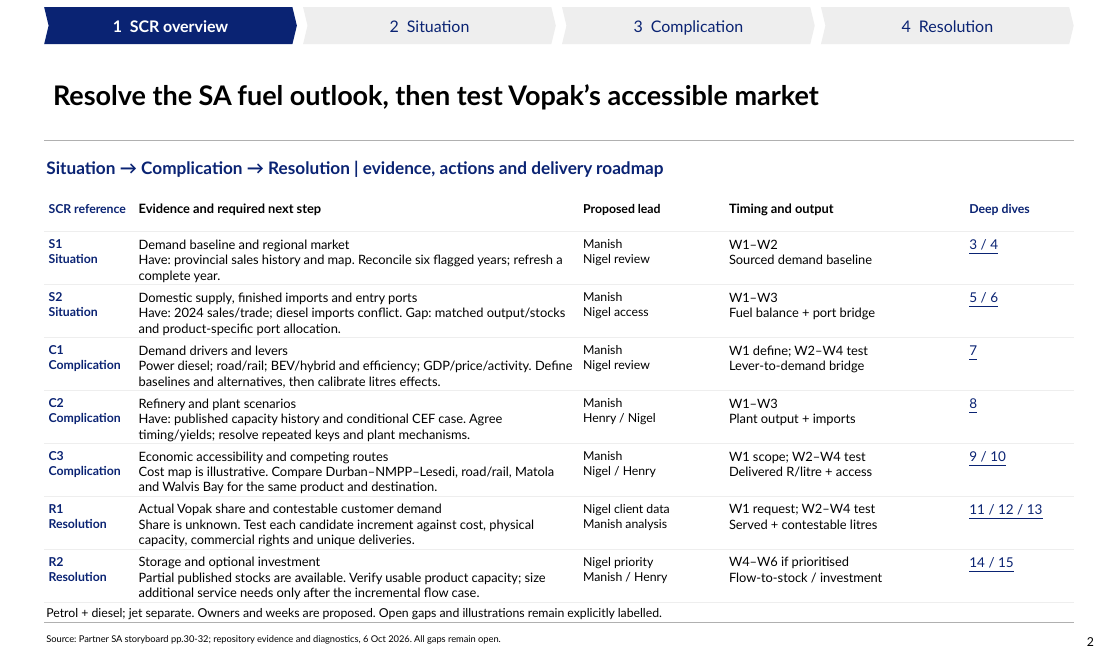
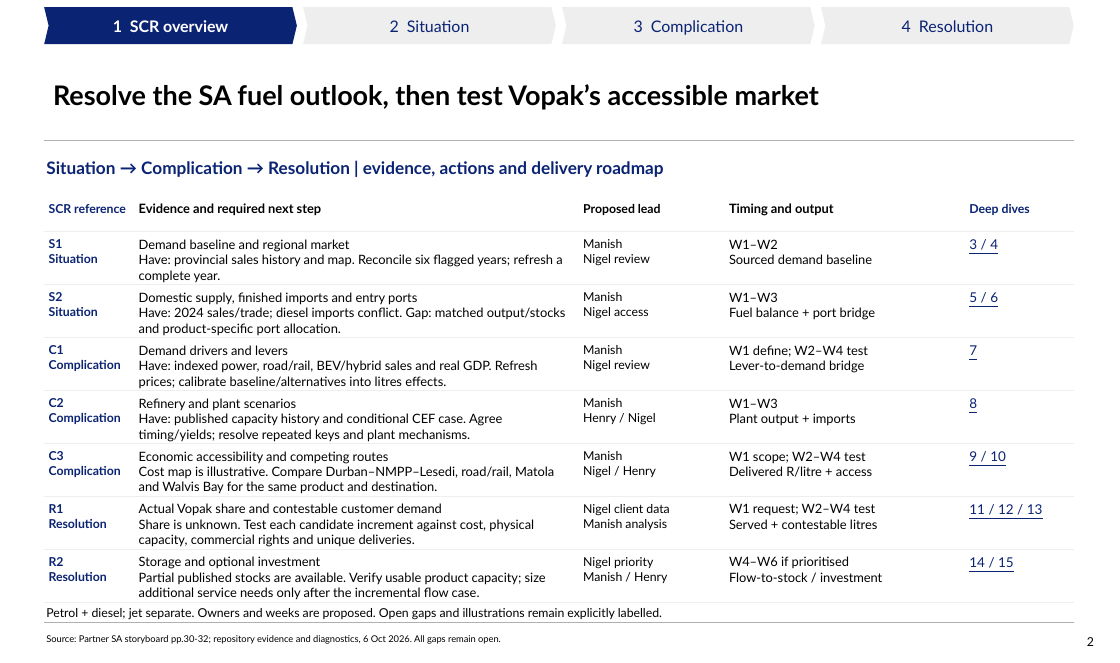
Before and after one commit to Africa-International-Advisors/liquid_fuels_model, a slide deck: slide 2 of pptx/output/delivered/Vopak_Week1_Analytical_Pack_2026_10_06.pptx. Drawn at 1120x663 pixels with LibreOffice and Linux fonts; fonts in the diff are those of the drawing; background and template pictures are left out. Boxes give left, top, right and bottom in pixels: in the first picture for what was removed or moved away, otherwise in the second. Text is boxed around its words. In the diff, an @@ line names an element or a change of style, - is before the commit and + after.

```diff
--- a/pptx/output/delivered/Vopak_Week1_Analytical_Pack_2026_10_06.pptx
+++ b/pptx/output/delivered/Vopak_Week1_Analytical_Pack_2026_10_06.pptx
@@ table at (x1=44, y1=196, x2=1074, y2=603) @@
-row 4, column 2: Demand drivers and levers / Power diesel; road/rail; BEV/hybrid and efficiency; GDP/price/activity. Define baselines and alternatives, then calibrate litres effects.
+row 4, column 2: Demand drivers and levers / Have: indexed power, road/rail, BEV/hybrid sales and real GDP. Refresh prices; calibrate baseline/alternatives into litres effects.
```
Also in this commit, not shown: 3 other slides changed, 16 other files.
